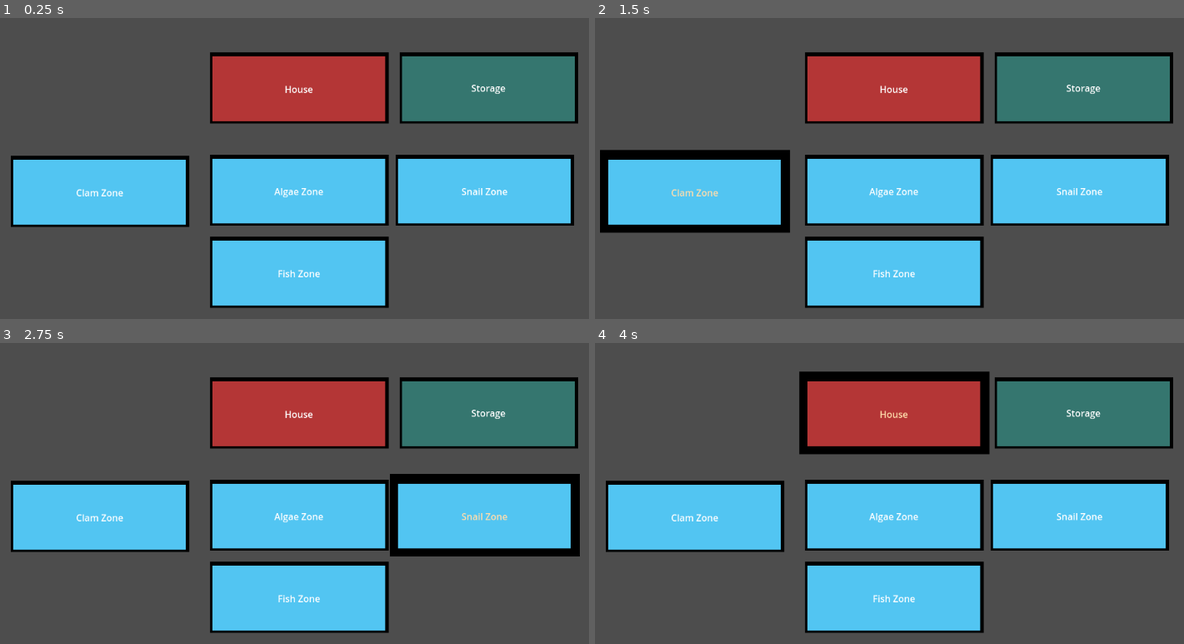
Above: before the commit, frames 1-4 (two rows, left to right).
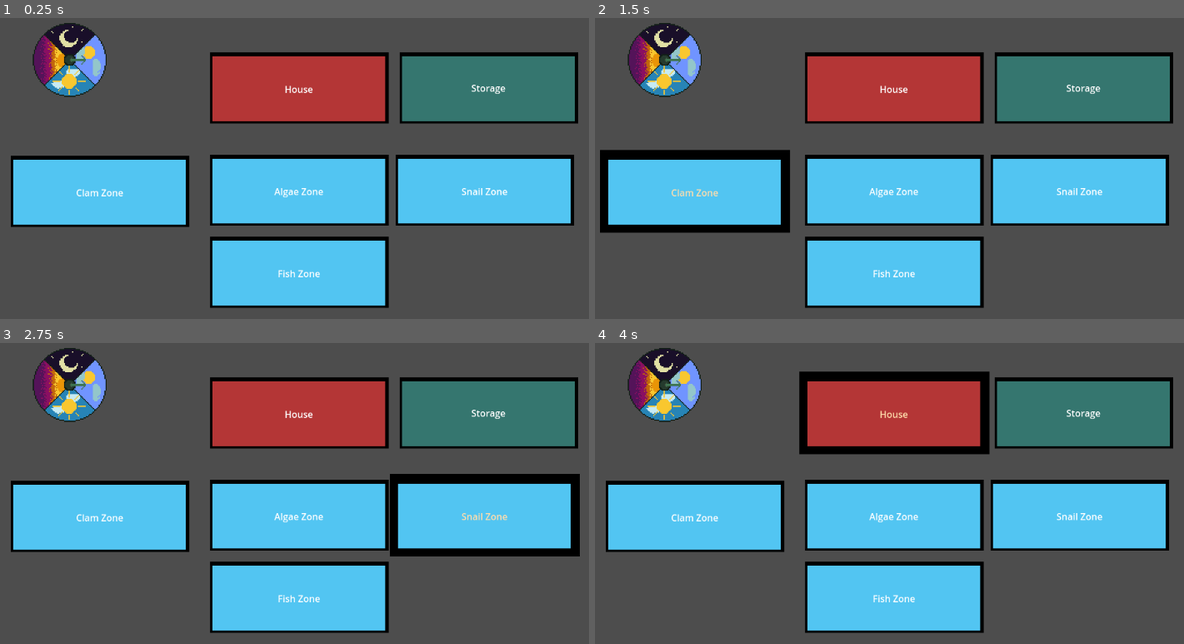
Above: after the commit, the same moments.

Repository: Fraper11/Mitten-Mayhem
Game: Godot game, scene res://Scenes/sample_scene_2d.tscn
The game is run twice, just before and just after one commit, with the same random seed, the same clock (stepped at 60 frames per second) and the same inputs.
Inputs (mouse positions are in pixels of both pictures, inside the frame that each line leads up to):
- Up to frame 1 (0.25 s): no input
- Up to frame 2 (1.5 s): tap Enter at 0.5 s; move the mouse to (895, 189) at 0.52 s; click (895, 189) at 0.67 s; tap Space at 1.25 s; move the mouse to (695, 192) at 1.27 s; click (695, 192) at 1.42 s
- Up to frame 3 (2.75 s): tap Enter at 2 s; move the mouse to (482, 514) at 2.02 s; click (482, 514) at 2.17 s
- Up to frame 4 (4 s): tap Space at 2.75 s; move the mouse to (895, 595) at 2.77 s; click (895, 595) at 2.92 s; tap Enter at 3.5 s; move the mouse to (895, 412) at 3.52 s; click (895, 412) at 3.67 s

The runs differ from the first frame. In frame 1, 2.4% of the frame differs, in the area x 5-19%, y 1-27%; in frame 2, 2.4%; in frame 3, 2.4%; in frame 4, 2.4%.

Commit message:
timecontrol

Diff:
--- a/Scenes/sample_scene_2d.tscn
+++ b/Scenes/sample_scene_2d.tscn
@@ -1,7 +1,13 @@
-[gd_scene load_steps=4 format=3 uid="uid://t5ra8ffmf7v6"]
+[gd_scene load_steps=10 format=3 uid="uid://t5ra8ffmf7v6"]
 
 [ext_resource type="Script" uid="uid://i67l2vokmwe7" path="res://Scripts/CursorMovement.gd" id="1_atui7"]
 [ext_resource type="Script" uid="uid://druoc5onrxt58" path="res://Scripts/Interactables.gd" id="2_cow4f"]
+[ext_resource type="Script" uid="uid://dx4onhidvcliq" path="res://Scripts/timecontrol.gd" id="3_pctbm"]
+[ext_resource type="Texture2D" uid="uid://c3f00oi7gypo7" path="res://Assets/clock01.png" id="4_n0j7p"]
+[ext_resource type="Texture2D" uid="uid://bs7qi5ke528s4" path="res://Assets/Nclpoint01.png" id="5_gr720"]
+[ext_resource type="Texture2D" uid="uid://qslhfcc6e2lw" path="res://Assets/EMclpointer01.png" id="6_tivhx"]
+[ext_resource type="Texture2D" uid="uid://dfml8l5tv15dm" path="res://Assets/Eclpointer01.png" id="7_nb7mk"]
+[ext_resource type="Texture2D" uid="uid://b0ff7igek3suu" path="res://Assets/Mclpointer01.png" id="8_leqsm"]
 
 [sub_resource type="RectangleShape2D" id="RectangleShape2D_6gbon"]
 size = Vector2(299, 111)
@@ -238,3 +244,34 @@
 grow_horizontal = 2
 grow_vertical = 2
 text = "Storage"
+
+[node name="timechange" type="Node2D" parent="."]
+position = Vector2(200, 100)
+scale = Vector2(0.2, 0.2)
+script = ExtResource("3_pctbm")
+
+[node name="Clock01" type="Sprite2D" parent="timechange"]
+scale = Vector2(0.99999994, 0.99999994)
+texture = ExtResource("4_n0j7p")
+
+[node name="EMclpointer01" type="Sprite2D" parent="timechange"]
+position = Vector2(70, 0)
+scale = Vector2(0.99999994, 0.99999994)
+texture = ExtResource("6_tivhx")
+
+[node name="Mclpointer01" type="Sprite2D" parent="timechange"]
+visible = false
+position = Vector2(0, 70)
+scale = Vector2(0.99999994, 0.99999994)
+texture = ExtResource("8_leqsm")
+
+[node name="Eclpointer01" type="Sprite2D" parent="timechange"]
+visible = false
+position = Vector2(-69.99994, 0)
+scale = Vector2(0.99999994, 0.99999994)
+texture = ExtResource("7_nb7mk")
+
+[node name="Nclpoint01" type="Sprite2D" parent="timechange"]
+visible = false
+position = Vector2(0, -70)
+texture = ExtResource("5_gr720")
--- /dev/null
+++ b/Scripts/timecontrol.gd
@@ -0,0 +1,31 @@
+extends Node2D
+@export var ActionperTurn = 2
+var ActionNow = 0
+var PassedDay = 0
+
+func one_round():
+		if$EMclpointer01.visible == true:
+			$EMclpointer01.visible = false
+			$Mclpointer01.visible = true
+		elif$Mclpointer01.visible == true:
+			$Mclpointer01.visible = false
+			$Eclpointer01.visible =true
+		elif$Eclpointer01.visible ==true:
+			$Eclpointer01.visible =false
+			$Nclpoint01.visible = true
+		else:
+			$Nclpoint01.visible = false
+			$EMclpointer01.visible = true
+			PassedDay=PassedDay+1
+
+func skip():
+	ActionNow=0
+	one_round()
+
+func action():
+	ActionNow=ActionNow+1
+	if ActionNow==ActionperTurn:
+		skip()
+
+func _ready():
+	pass
Not shown, added: Assets/salmon.PNG.import
Not shown, added: Scripts/timecontrol.gd.uid
Not shown, added: .DS_Store
